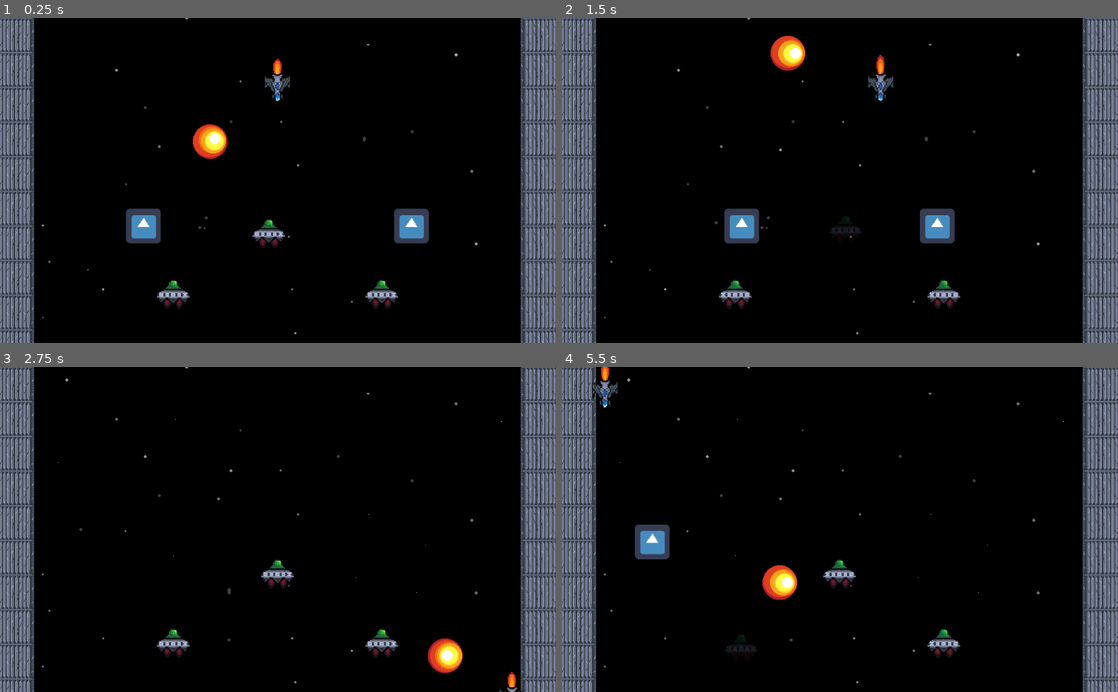
Above: before the commit, frames 1-4 (two rows, left to right).
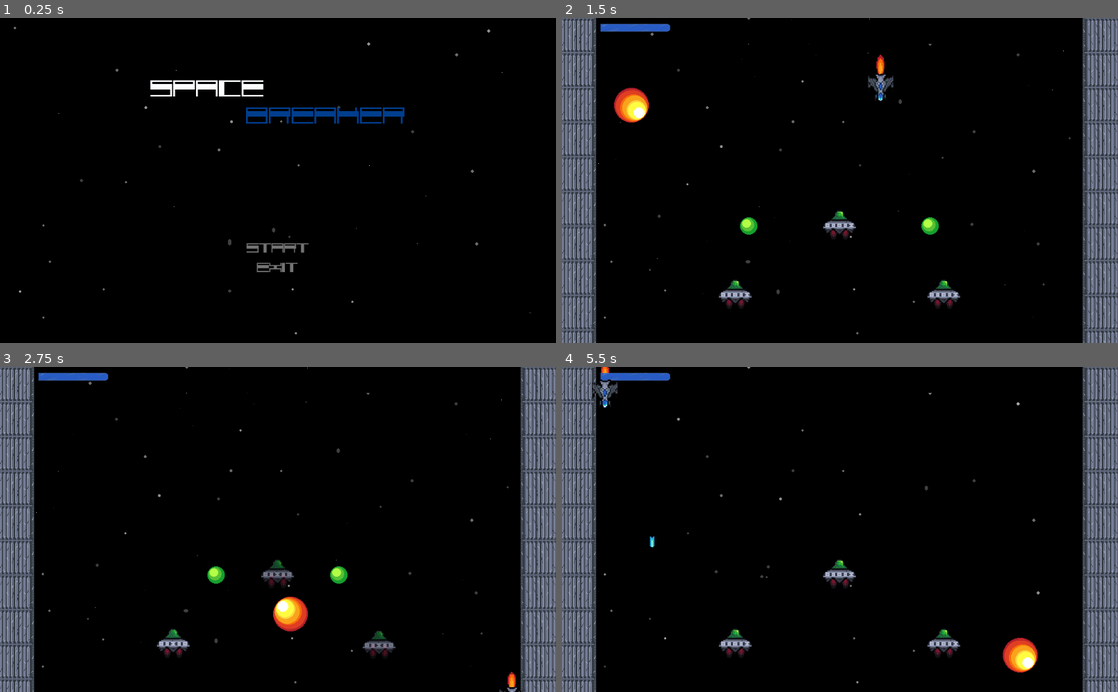
Above: after the commit, the same moments.

Repository: JoseTMonagas/ldjam48
Game: Godot game, scene res://src/Root.tscn
Same seed, same stepped clock (60 frames per second), same inputs: the game is played once before the commit and once after it. Before the commit the project starts from res://src/main.tscn. The engine's default icon, where the game draws it, is replaced by a stand-in: a white triangle on a blue panel in a dark square.
Inputs (mouse positions are in pixels of both pictures, inside the frame that each line leads up to):
- Up to frame 1 (0.25 s): no input
- Up to frame 2 (1.5 s): click (840, 248) at 0.5 s, where only the run after the commit has a clickable "Start"; tap Enter (ui_accept) at 1.25 s; hold Right (ui_right) from 1.28 s (still down)
- Up to frame 3 (2.75 s): tap Enter (ui_accept) at 1.52, 2.27 s; release Right (ui_right) at 2.03 s; hold Down (ui_down) from 2.03 s (still down)
- Up to frame 4 (5.5 s): release Down (ui_down) at 2.78 s; hold Right (ui_right) 2.78-3.53 s; hold Up (ui_up) 3.53-4.28 s; tap Enter (ui_accept) at 3.77, 4.52, 5.27 s; hold Left (ui_left) from 4.28 s (still down)

The runs differ from the first frame. In frame 1, 17% of the frame differs, in the area x 0-100%, y 0-100%; in frame 2, 3.2%; in frame 3, 2.2%; in frame 4, 2.4%.

Commit message:
near final commit

Diff:
--- a/project.godot
+++ b/project.godot
@@ -16,8 +16,15 @@
 [application]
 
 config/name="ldj48"
-run/main_scene="res://src/main.tscn"
+run/main_scene="res://src/Root.tscn"
 config/icon="res://icon.png"
+
+[display]
+
+window/size/test_width=1024
+window/size/test_height=600
+window/stretch/mode="viewport"
+window/stretch/aspect="keep"
 
 [layer_names]
 
--- /dev/null
+++ b/src/Root.gd
@@ -0,0 +1,11 @@
+extends Control
+
+
+
+
+func _on_Start_pressed():
+	get_tree().change_scene("res://src/main.tscn")
+
+
+func _on_Exit_pressed():
+	get_tree().quit()
--- /dev/null
+++ b/src/Root.tscn
@@ -0,0 +1,120 @@
+[gd_scene load_steps=10 format=2]
+
+[ext_resource path="res://assets/bg.png" type="Texture" id=1]
+[ext_resource path="res://src/Root.gd" type="Script" id=2]
+[ext_resource path="res://src/button/button.tscn" type="PackedScene" id=3]
+[ext_resource path="res://assets/Fonts/voker/Voker regular (update) solo letras para dafont.ttf" type="DynamicFontData" id=4]
+
+[sub_resource type="AtlasTexture" id=1]
+flags = 4
+atlas = ExtResource( 1 )
+region = Rect2( 0, 0, 1024, 600 )
+
+[sub_resource type="AtlasTexture" id=2]
+flags = 4
+atlas = ExtResource( 1 )
+region = Rect2( 1024, 0, 1024, 600 )
+
+[sub_resource type="AtlasTexture" id=3]
+flags = 4
+atlas = ExtResource( 1 )
+region = Rect2( 2048, 0, 1024, 600 )
+
+[sub_resource type="SpriteFrames" id=4]
+animations = [ {
+"frames": [ SubResource( 1 ), SubResource( 2 ), SubResource( 3 ) ],
+"loop": true,
+"name": "default",
+"speed": 0.75
+} ]
+
+[sub_resource type="DynamicFont" id=5]
+size = 43
+font_data = ExtResource( 4 )
+
+[node name="Root" type="Control"]
+anchor_right = 1.0
+anchor_bottom = 1.0
+script = ExtResource( 2 )
+__meta__ = {
+"_edit_use_anchors_": false
+}
+
+[node name="MarginContainer" type="MarginContainer" parent="."]
+anchor_right = 1.0
+anchor_bottom = 1.0
+margin_left = 15.0
+margin_top = 15.0
+margin_right = -15.0
+margin_bottom = -15.0
+__meta__ = {
+"_edit_use_anchors_": true
+}
+
+[node name="AnimatedSprite" type="AnimatedSprite" parent="MarginContainer"]
+position = Vector2( 497, 285 )
+frames = SubResource( 4 )
+playing = true
+
+[node name="VBoxContainer" type="VBoxContainer" parent="MarginContainer"]
+margin_right = 994.0
+margin_bottom = 570.0
+size_flags_horizontal = 3
+size_flags_vertical = 3
+alignment = 1
+
+[node name="Title" type="HBoxContainer" parent="MarginContainer/VBoxContainer"]
+margin_right = 994.0
+margin_bottom = 283.0
+size_flags_horizontal = 3
+size_flags_vertical = 3
+alignment = 1
+
+[node name="VBoxContainer" type="VBoxContainer" parent="MarginContainer/VBoxContainer/Title"]
+margin_left = 262.0
+margin_right = 732.0
+margin_bottom = 283.0
+alignment = 1
+
+[node name="Space" type="Label" parent="MarginContainer/VBoxContainer/Title/VBoxContainer"]
+margin_top = 93.0
+margin_right = 470.0
+margin_bottom = 139.0
+custom_fonts/font = SubResource( 5 )
+custom_colors/font_color = Color( 0.988235, 0.992157, 0.996078, 1 )
+text = "space "
+
+[node name="breaker" type="Label" parent="MarginContainer/VBoxContainer/Title/VBoxContainer"]
+margin_top = 143.0
+margin_right = 470.0
+margin_bottom = 189.0
+custom_fonts/font = SubResource( 5 )
+custom_colors/font_color = Color( 0, 0.243137, 0.556863, 1 )
+text = "                breaker"
+
+[node name="Options" type="HBoxContainer" parent="MarginContainer/VBoxContainer"]
+margin_top = 287.0
+margin_right = 994.0
+margin_bottom = 570.0
+size_flags_horizontal = 3
+size_flags_vertical = 3
+alignment = 1
+
+[node name="VBoxContainer" type="VBoxContainer" parent="MarginContainer/VBoxContainer/Options"]
+margin_left = 433.0
+margin_right = 560.0
+margin_bottom = 283.0
+alignment = 1
+
+[node name="Start" parent="MarginContainer/VBoxContainer/Options/VBoxContainer" instance=ExtResource( 3 )]
+margin_top = 107.0
+margin_right = 127.0
+margin_bottom = 139.0
+
+[node name="Exit" parent="MarginContainer/VBoxContainer/Options/VBoxContainer" instance=ExtResource( 3 )]
+margin_top = 143.0
+margin_right = 127.0
+margin_bottom = 175.0
+text = "Exit"
+[connection signal="pressed" from="MarginContainer/VBoxContainer/Options/VBoxContainer/Start" to="." method="_on_Start_pressed"]
+[connection signal="pressed" from="MarginContainer/VBoxContainer/Options/VBoxContainer/Exit" to="." method="_on_Exit_pressed"]
--- a/src/brick/brick.gd
+++ b/src/brick/brick.gd
@@ -2,7 +2,7 @@
 
 signal yeeted
 
-const Bullet: PackedScene = preload("res://src/bullet/bullet.tscn")
+const Bullet: PackedScene = preload("res://src/bullet/Alienbullet.tscn")
 
 enum Type {
 	BASE,
--- a/src/brick/brick.tscn
+++ b/src/brick/brick.tscn
@@ -74,12 +74,14 @@
 position = Vector2( -5.91888, -16 )
 scale = Vector2( 2, 2 )
 frames = SubResource( 6 )
+frame = 3
 playing = true
 
 [node name="Thrust2" type="AnimatedSprite" parent="BodyPivot/Thrusters"]
 position = Vector2( 16.0815, -16 )
 scale = Vector2( 2, 2 )
 frames = SubResource( 6 )
+frame = 3
 playing = true
 
 [node name="Sprite" type="AnimatedSprite" parent="BodyPivot"]
@@ -87,7 +89,6 @@
 scale = Vector2( 2, 2 )
 z_index = 1
 frames = SubResource( 10 )
-frame = 1
 playing = true
 
 [node name="HurtSFX" type="AudioStreamPlayer2D" parent="."]
--- /dev/null
+++ b/src/bullet/Alienbullet.tscn
@@ -0,0 +1,44 @@
+[gd_scene load_steps=9 format=2]
+
+[ext_resource path="res://src/bullet/bullet.gd" type="Script" id=1]
+[ext_resource path="res://assets/alienBullet.png" type="Texture" id=2]
+
+[sub_resource type="AtlasTexture" id=1]
+atlas = ExtResource( 2 )
+region = Rect2( 0, 0, 32, 32 )
+
+[sub_resource type="AtlasTexture" id=2]
+atlas = ExtResource( 2 )
+region = Rect2( 32, 0, 32, 32 )
+
+[sub_resource type="AtlasTexture" id=3]
+atlas = ExtResource( 2 )
+region = Rect2( 64, 0, 32, 32 )
+
+[sub_resource type="AtlasTexture" id=4]
+atlas = ExtResource( 2 )
+region = Rect2( 96, 0, 32, 32 )
+
+[sub_resource type="SpriteFrames" id=5]
+animations = [ {
+"frames": [ SubResource( 1 ), SubResource( 2 ), SubResource( 3 ), SubResource( 4 ) ],
+"loop": true,
+"name": "default",
+"speed": 8.0
+} ]
+
+[sub_resource type="CircleShape2D" id=6]
+radius = 15.9015
+
+[node name="AlienBullet" type="KinematicBody2D"]
+collision_layer = 4
+collision_mask = 23
+script = ExtResource( 1 )
+
+[node name="Sprite" type="AnimatedSprite" parent="."]
+frames = SubResource( 5 )
+frame = 3
+playing = true
+
+[node name="CollisionShape2D" type="CollisionShape2D" parent="."]
+shape = SubResource( 6 )
--- a/src/bullet/bullet.tscn
+++ b/src/bullet/bullet.tscn
@@ -1,18 +1,36 @@
-[gd_scene load_steps=4 format=2]
+[gd_scene load_steps=7 format=2]
 
 [ext_resource path="res://src/bullet/bullet.gd" type="Script" id=1]
-[ext_resource path="res://icon.png" type="Texture" id=2]
+[ext_resource path="res://assets/bullet.png" type="Texture" id=2]
 
-[sub_resource type="CircleShape2D" id=1]
-radius = 24.0
+[sub_resource type="AtlasTexture" id=1]
+atlas = ExtResource( 2 )
+region = Rect2( 0, 0, 32, 32 )
+
+[sub_resource type="AtlasTexture" id=2]
+atlas = ExtResource( 2 )
+region = Rect2( 32, 0, 32, 32 )
+
+[sub_resource type="SpriteFrames" id=3]
+animations = [ {
+"frames": [ SubResource( 1 ), SubResource( 2 ) ],
+"loop": true,
+"name": "default",
+"speed": 8.0
+} ]
+
+[sub_resource type="RectangleShape2D" id=4]
+extents = Vector2( 4.48412, 9.94905 )
 
 [node name="Bullet" type="KinematicBody2D"]
 collision_layer = 4
 collision_mask = 23
 script = ExtResource( 1 )
 
-[node name="Sprite" type="Sprite" parent="."]
-texture = ExtResource( 2 )
+[node name="Sprite" type="AnimatedSprite" parent="."]
+frames = SubResource( 3 )
+frame = 1
+playing = true
 
 [node name="CollisionShape2D" type="CollisionShape2D" parent="."]
-shape = SubResource( 1 )
+shape = SubResource( 4 )
--- /dev/null
+++ b/src/button/button.tscn
@@ -0,0 +1,23 @@
+[gd_scene load_steps=3 format=2]
+
+[ext_resource path="res://assets/Fonts/voker/Voker regular (update) solo letras para dafont.ttf" type="DynamicFontData" id=1]
+
+[sub_resource type="DynamicFont" id=1]
+size = 24
+font_data = ExtResource( 1 )
+
+[node name="Start" type="Button"]
+margin_top = 131.0
+margin_right = 41.0
+margin_bottom = 151.0
+focus_mode = 1
+custom_fonts/font = SubResource( 1 )
+custom_colors/font_color = Color( 0.454902, 0.454902, 0.454902, 1 )
+custom_colors/font_color_hover = Color( 0.996078, 0.996078, 0.996078, 1 )
+custom_colors/font_color_pressed = Color( 0, 0.243137, 0.556863, 1 )
+enabled_focus_mode = 1
+text = "Start"
+flat = true
+__meta__ = {
+"_edit_use_anchors_": false
+}
--- /dev/null
+++ b/src/healthBar/HUD.gd
@@ -0,0 +1,9 @@
+extends Control
+
+
+onready var hp: TextureProgress = $MarginContainer/VBoxContainer/HBoxContainer/HBoxContainer2/hp
+
+
+func get_hp(health):
+	print("get hp is being executed")
+	hp.value=health
--- /dev/null
+++ b/src/healthBar/HUD.tscn
@@ -0,0 +1,133 @@
+[gd_scene load_steps=4 format=2]
+
+[ext_resource path="res://assets/fullbar.png" type="Texture" id=1]
+[ext_resource path="res://src/healthBar/HUD.gd" type="Script" id=2]
+[ext_resource path="res://assets/emptybar.png" type="Texture" id=3]
+
+[node name="HUD" type="Control"]
+anchor_right = 1.0
+anchor_bottom = 1.0
+script = ExtResource( 2 )
+__meta__ = {
+"_edit_use_anchors_": false
+}
+
+[node name="MarginContainer" type="MarginContainer" parent="."]
+anchor_right = 1.0
+margin_left = 10.0
+margin_top = 10.0
+margin_right = -10.0
+margin_bottom = -10.0
+__meta__ = {
+"_edit_use_anchors_": false
+}
+
+[node name="VBoxContainer" type="VBoxContainer" parent="MarginContainer"]
+margin_right = 1004.0
+margin_bottom = 16.0
+size_flags_horizontal = 3
+size_flags_vertical = 3
+__meta__ = {
+"_edit_use_anchors_": false
+}
+
+[node name="HBoxContainer" type="HBoxContainer" parent="MarginContainer/VBoxContainer"]
+margin_right = 1004.0
+margin_bottom = 16.0
+
+[node name="HBoxContainer" type="HBoxContainer" parent="MarginContainer/VBoxContainer/HBoxContainer"]
+margin_right = 58.0
+margin_bottom = 16.0
+size_flags_horizontal = 3
+
+[node name="HBoxContainer2" type="HBoxContainer" parent="MarginContainer/VBoxContainer/HBoxContainer"]
+margin_left = 62.0
+margin_right = 190.0
+margin_bottom = 16.0
+size_flags_horizontal = 3
+
+[node name="hp" type="TextureProgress" parent="MarginContainer/VBoxContainer/HBoxContainer/HBoxContainer2"]
+margin_right = 128.0
+margin_bottom = 16.0
+min_value = 1.0
+value = 100.0
+texture_under = ExtResource( 3 )
+texture_progress = ExtResource( 1 )
+
+[node name="HBoxContainer3" type="HBoxContainer" parent="MarginContainer/VBoxContainer/HBoxContainer"]
+margin_left = 194.0
+margin_right = 253.0
+margin_bottom = 16.0
+size_flags_horizontal = 3
+
+[node name="HBoxContainer4" type="HBoxContainer" parent="MarginContainer/VBoxContainer/HBoxContainer"]
+margin_left = 257.0
+margin_right = 315.0
+margin_bottom = 16.0
+size_flags_horizontal = 3
+
+[node name="HBoxContainer5" type="HBoxContainer" parent="MarginContainer/VBoxContainer/HBoxContainer"]
+margin_left = 319.0
+margin_right = 378.0
+margin_bottom = 16.0
+size_flags_horizontal = 3
+
+[node name="HBoxContainer6" type="HBoxContainer" parent="MarginContainer/VBoxContainer/HBoxContainer"]
+margin_left = 382.0
+margin_right = 440.0
+margin_bottom = 16.0
+size_flags_horizontal = 3
+
+[node name="HBoxContainer7" type="HBoxContainer" parent="MarginContainer/VBoxContainer/HBoxContainer"]
+margin_left = 444.0
+margin_right = 503.0
+margin_bottom = 16.0
+size_flags_horizontal = 3
+
+[node name="HBoxContainer8" type="HBoxContainer" parent="MarginContainer/VBoxContainer/HBoxContainer"]
+margin_left = 507.0
+margin_right = 566.0
+margin_bottom = 16.0
+size_flags_horizontal = 3
+
+[node name="HBoxContainer9" type="HBoxContainer" parent="MarginContainer/VBoxContainer/HBoxContainer"]
+margin_left = 570.0
+margin_right = 628.0
+margin_bottom = 16.0
+size_flags_horizontal = 3
+
+[node name="HBoxContainer10" type="HBoxContainer" parent="MarginContainer/VBoxContainer/HBoxContainer"]
+margin_left = 632.0
+margin_right = 691.0
+margin_bottom = 16.0
+size_flags_horizontal = 3
+
+[node name="HBoxContainer11" type="HBoxContainer" parent="MarginContainer/VBoxContainer/HBoxContainer"]
+margin_left = 695.0
+margin_right = 753.0
+margin_bottom = 16.0
+size_flags_horizontal = 3
+
+[node name="HBoxContainer12" type="HBoxContainer" parent="MarginContainer/VBoxContainer/HBoxContainer"]
+margin_left = 757.0
+margin_right = 816.0
+margin_bottom = 16.0
+size_flags_horizontal = 3
+
+[node name="HBoxContainer13" type="HBoxContainer" parent="MarginContainer/VBoxContainer/HBoxContainer"]
+margin_left = 820.0
+margin_right = 878.0
+margin_bottom = 16.0
+size_flags_horizontal = 3
+
+[node name="HBoxContainer14" type="HBoxContainer" parent="MarginContainer/VBoxContainer/HBoxContainer"]
+margin_left = 882.0
+margin_right = 941.0
+margin_bottom = 16.0
+size_flags_horizontal = 3
+
+[node name="HBoxContainer15" type="HBoxContainer" parent="MarginContainer/VBoxContainer/HBoxContainer"]
+margin_left = 945.0
+margin_right = 1004.0
+margin_bottom = 16.0
+size_flags_horizontal = 3
--- a/src/healthBar/HealthBar.tscn
+++ /dev/null
@@ -1,3 +0,0 @@
-[gd_scene format=2]
-
-[node name="HealthBar" type="Node2D"]
--- a/src/main.gd
+++ b/src/main.gd
@@ -6,6 +6,12 @@
 onready var animation_player: AnimationPlayer = $AnimationPlayer
 onready var background_pivot: Node2D = $Background
 onready var tween: Tween = $Tween
+onready var HUD: Control = $HUD
+
+
+
+func _ready():
+	player.connect("update_hp", self, "on_update_hp")
 
 
 func _input(event):
@@ -17,12 +23,12 @@
 func _move_background() -> void:
 	var start_position: float = background_pivot.position.y
 	var move = tween.interpolate_property(background_pivot,
-								"position.y",
-								start_position,
-								start_position - 600,
-								1.4,
-								Tween.TRANS_LINEAR,
-								Tween.EASE_IN)
+		"position.y",
+		start_position,
+		start_position - 600,
+		1.4,
+		Tween.TRANS_LINEAR,
+		Tween.EASE_IN)
 	tween.start()
 
 
@@ -39,6 +45,11 @@
 	player.set_physics_process(true)
 
 
-
 func _on_Player_died():
 	pass # Replace with function body.
+
+
+func on_update_hp(health):
+	print("hp on main is: ", health)
+	health = player.health
+	HUD.get_hp(health)
--- a/src/main.tscn
+++ b/src/main.tscn
@@ -7,6 +7,7 @@
 [ext_resource path="res://src/BG.tscn" type="PackedScene" id=5]
 [ext_resource path="res://src/group.gd" type="Script" id=6]
 [ext_resource path="res://src/main.gd" type="Script" id=7]
+[ext_resource path="res://src/healthBar/HUD.tscn" type="PackedScene" id=8]
 
 [sub_resource type="Animation" id=1]
 resource_name = "cleared"
@@ -46,7 +47,7 @@
 current = true
 
 [node name="TileMap" parent="." instance=ExtResource( 1 )]
-tile_data = PoolIntArray( -262144, 0, 2, -262143, 0, 1, -262142, 0, 1, -262141, 0, 1, -262140, 0, 1, -262139, 0, 1, -262138, 0, 1, -262137, 0, 1, -262136, 0, 1, -262135, 0, 1, -262134, 0, 1, -262133, 0, 1, -262132, 0, 1, -262131, 0, 1, -262130, 0, 1, -262129, 0, 3, -196608, 0, 65536, -196593, 0, 65537, -131072, 0, 65536, -131057, 0, 65537, -65536, 0, 65536, -65521, 0, 65537, 0, 0, 65536, 15, 0, 65537, 65536, 0, 6 …(543 unchanged characters)…
+tile_data = PoolIntArray( -65536, 0, 2, -65535, 0, 1, -65534, 0, 1, -65533, 0, 1, -65532, 0, 1, -65531, 0, 1, -65530, 0, 1, -65529, 0, 1, -65528, 0, 1, -65527, 0, 1, -65526, 0, 1, -65525, 0, 1, -65524, 0, 1, -65523, 0, 1, -65522, 0, 1, -65521, 0, 3, 0, 0, 65536, 15, 0, 65537, 65536, 0, 6 …(543 unchanged characters)…
 
 [node name="Ball" parent="." instance=ExtResource( 2 )]
 position = Vector2( 512, 288 )
@@ -153,6 +154,8 @@
 rotation = -3.14159
 
 [node name="Tween" type="Tween" parent="."]
+
+[node name="HUD" parent="." instance=ExtResource( 8 )]
 [connection signal="died" from="Player" to="." method="_on_Player_died"]
 [connection signal="cleared" from="Group" to="." method="_on_Group_cleared"]
 [connection signal="cleared" from="Group2" to="." method="_on_Group_cleared"]
--- a/src/player/player.gd
+++ b/src/player/player.gd
@@ -1,6 +1,7 @@
 extends KinematicBody2D
 
 signal died
+signal update_hp(hp)
 
 const Bullet: PackedScene = preload("res://src/bullet/bullet.tscn")
 
@@ -53,6 +54,8 @@
 	animation_player.play("hit")
 	hurt_sfx.play()
 
+	emit_signal("update_hp", health)
+
 	if health <= 0:
 		emit_signal("died")
 		queue_free()
Binary file added: assets/Fonts/squares/Squares Bold Free.otf
Binary file added: assets/Fonts/voker/Voker regular (update) solo letras para dafont.ttf
Binary file added: assets/alienBullet.png
Not shown, added: assets/alienBullet.png.import
Binary file changed: assets/ball.png
Binary file added: assets/bullet.png
Not shown, added: assets/bullet.png.import
Not shown: 1 places in src/main.tscn that only renumber resources
Not shown, added: assets/Fonts/squares/Engligh license Squares.pdf
